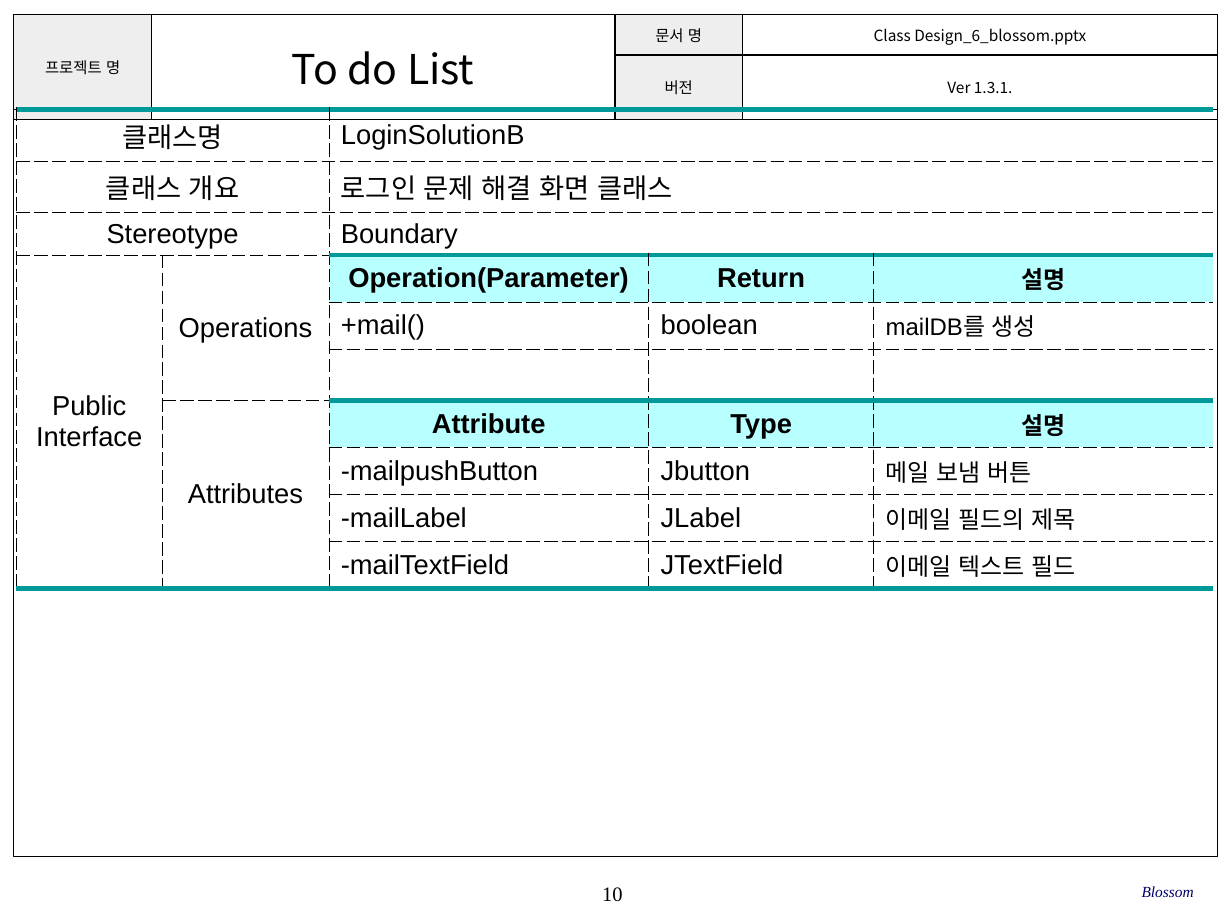
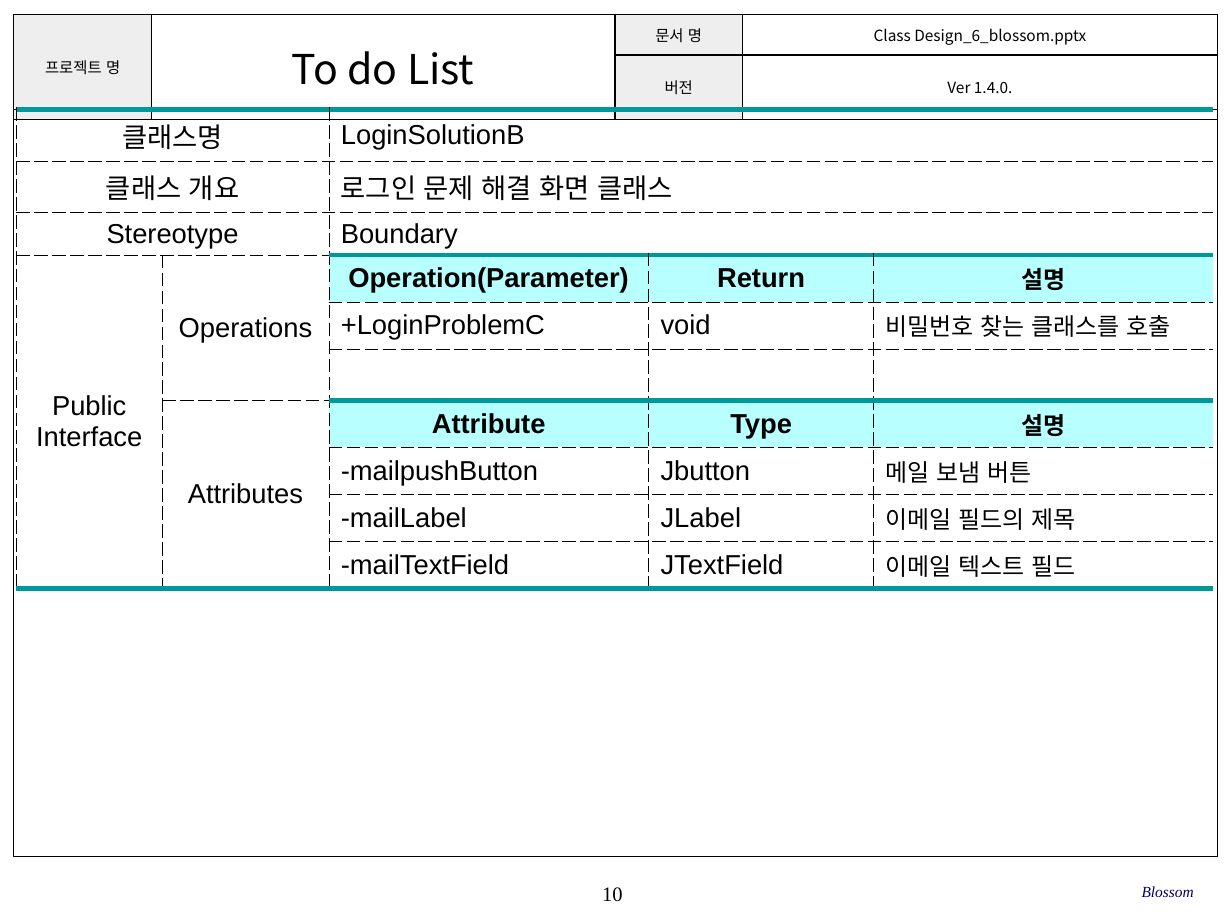
Before and after one commit to SE-admin/SE2017_6_blossom, a slide deck: slide 10 of doc/3_ 설계서/Class Design_6_blossom.pptx. Drawn at 1232x924 pixels with LibreOffice and Linux fonts; fonts in the diff are those of the drawing; background and template pictures are left out. Boxes give left, top, right and bottom in pixels: in the first picture for what was removed or moved away, otherwise in the second. Text is boxed around its words. In the diff, an @@ line names an element or a change of style, - is before the commit and + after.

```diff
--- a/doc/3_ 설계서/Class Design_6_blossom.pptx
+++ b/doc/3_ 설계서/Class Design_6_blossom.pptx
@@ table at (14, 15, 1217, 98) @@
-row 2, column 4: Ver 1.3.1.
+row 2, column 4: Ver 1.4.0.
@@ table at (16, 110, 1212, 581) @@
-row 5:  |  | +mail() | boolean | mailDB를 생성
+row 5:  |  | +LoginProblemC | void | 비밀번호 찾는 클래스를 호출
```
Also in this commit, not shown: 24 other slides changed.
